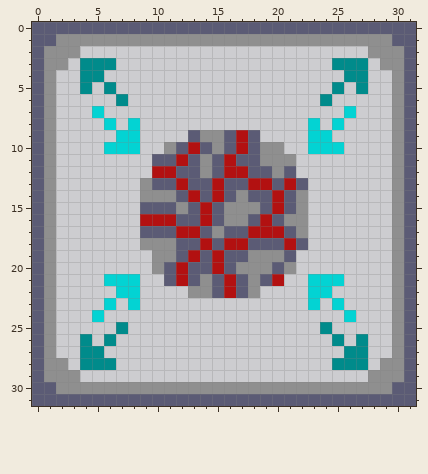
Edited in one commit: pixel-art sprite (Used_art/UpgradeA9.png). Above: the version before the commit.
The file is 32x32 pixels.
Now the later version:
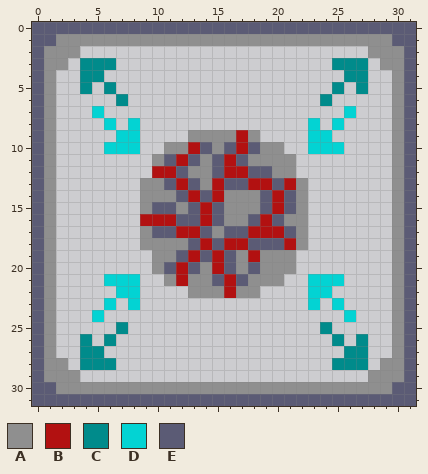
Palette (. is transparent): A #8f8f8f  B #b21111  C #008b8b  D #03d3d3  E #5b5b75
Diff:
Colour B becomes colour A in row 21 at x 20.
Colour E becomes colour A in row 9 at x 13, 16 and 18; in row 10 at x 12; in row 11 at x 10 and 18; in row 12 at x 13 and 21; in row 13 at x 10, 14 and 22; in row 14 at x 16 and 18.
Colour E becomes colour A in row 15 at x 9; in row 17 at x 9; in row 18 at x 12 and 22; in row 19 at x 17 and 21; in row 20 at x 14 and 20; in row 21 at x 11, 13 and 19.
Colour E becomes colour A in row 22 at x 15 and 17.
Colour A becomes colour B in row 19 at x 18.
Colour A becomes colour E in row 20 at x 18.
Boxes around the changes in both pictures, in picture pixels (x1, y1, x2, y2):
changed: (140, 130, 308, 298)
